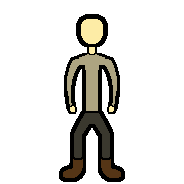
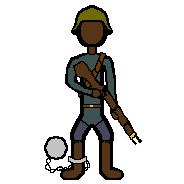
Layers edited between the first and the second 184 x 184 image:
showed group "soldier" (22 layers) over [44, 5, 145, 182]
showed "slave soldier #0", painted on it over [44, 5, 145, 180]
hid group "default" (12 layers) over [47, 5, 132, 182]
